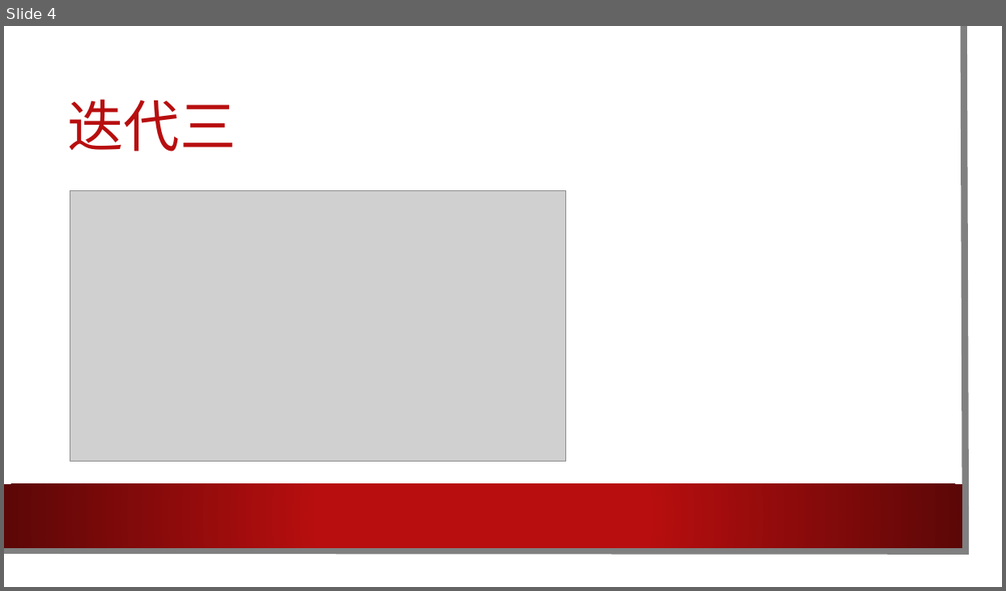
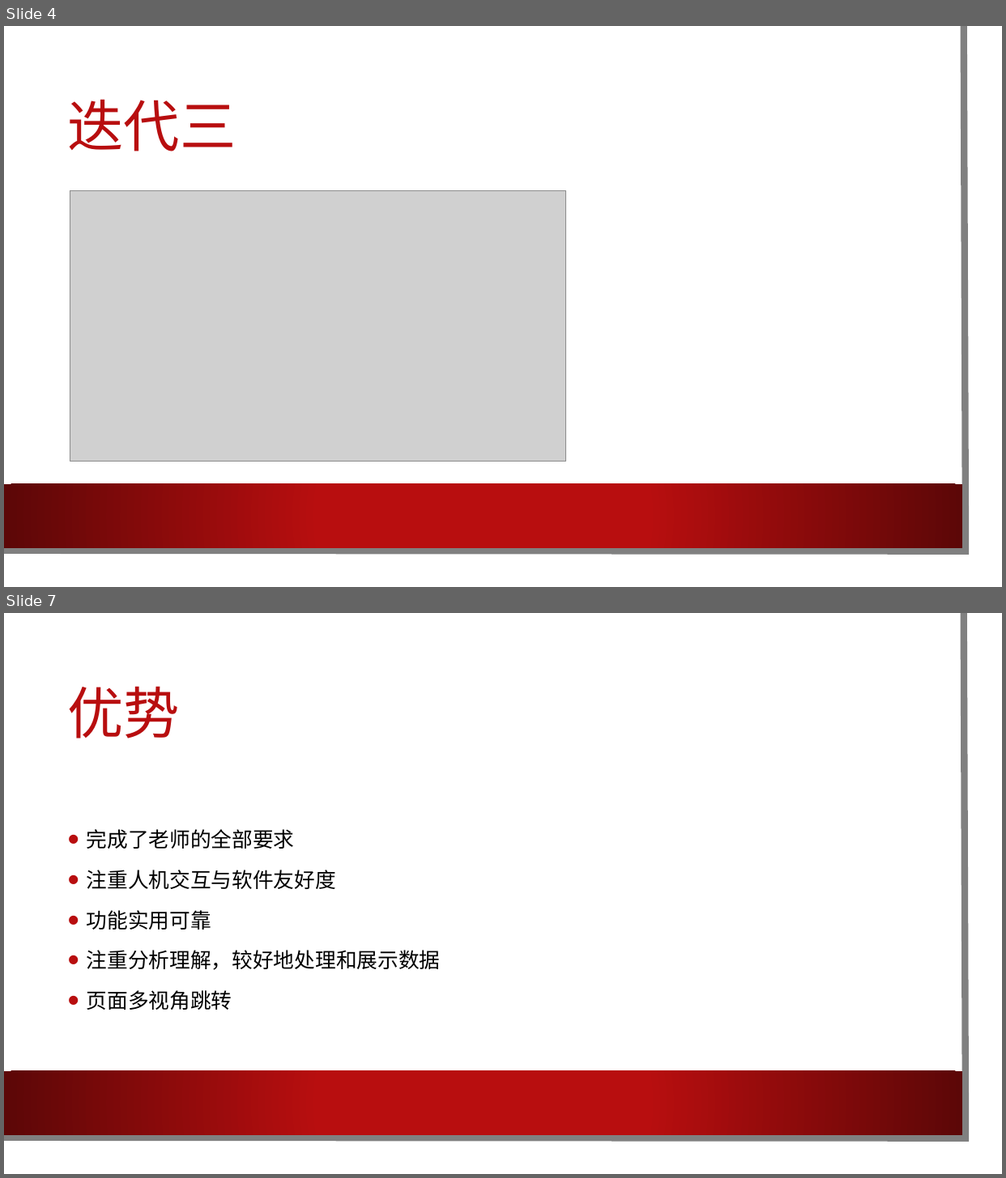
Before and after one commit to cylong1016/Nbalabala, a slide deck: 文档/软工.pptx. Shown one above the other, each under a label of ours: slide 4 before the commit, slides 4 and 7 after it; the slides between them are not shown. The pictures are 1006x591 and 1006x1178 pixels, drawn with LibreOffice and Linux fonts; fonts in the diff are those of the drawing; grey boxes stand for pictures; background and template pictures are left out. Boxes give left, top, right and bottom in pixels: in the first picture for what was removed or moved away, otherwise in the second. Text is boxed around its words. In the diff, an @@ line names an element or a change of style, - is before the commit and + after.

```diff
--- a/文档/软工.pptx
+++ b/文档/软工.pptx
@@ slide 7 added at (4, 613, 1002, 1174), background picture (left out); not listed: 3 template elements that a slide beside it also shows @@
@@ title added at (68, 686, 181, 739), 54 pt, text #B80E0F @@
+优势
@@ text added at (87, 829, 441, 1010), 20 pt, text #000000 @@
+• 完成了老师的全部要求
+• 注重人机交互与软件友好度
+• 功能实用可靠
+• 注重分析理解，较好地处理和展示数据
+• 页面多视角跳转
```
Also in this commit, not shown: 3 other slides added.
